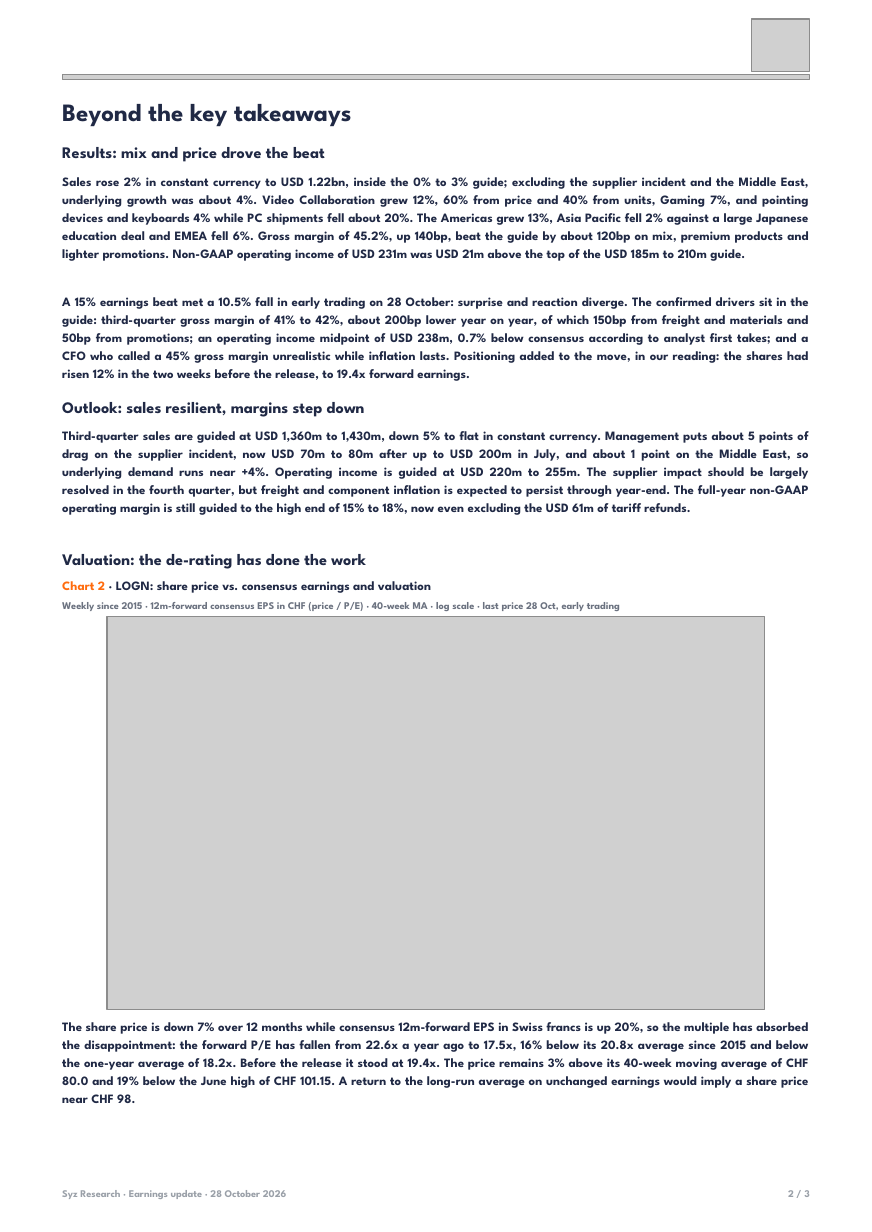
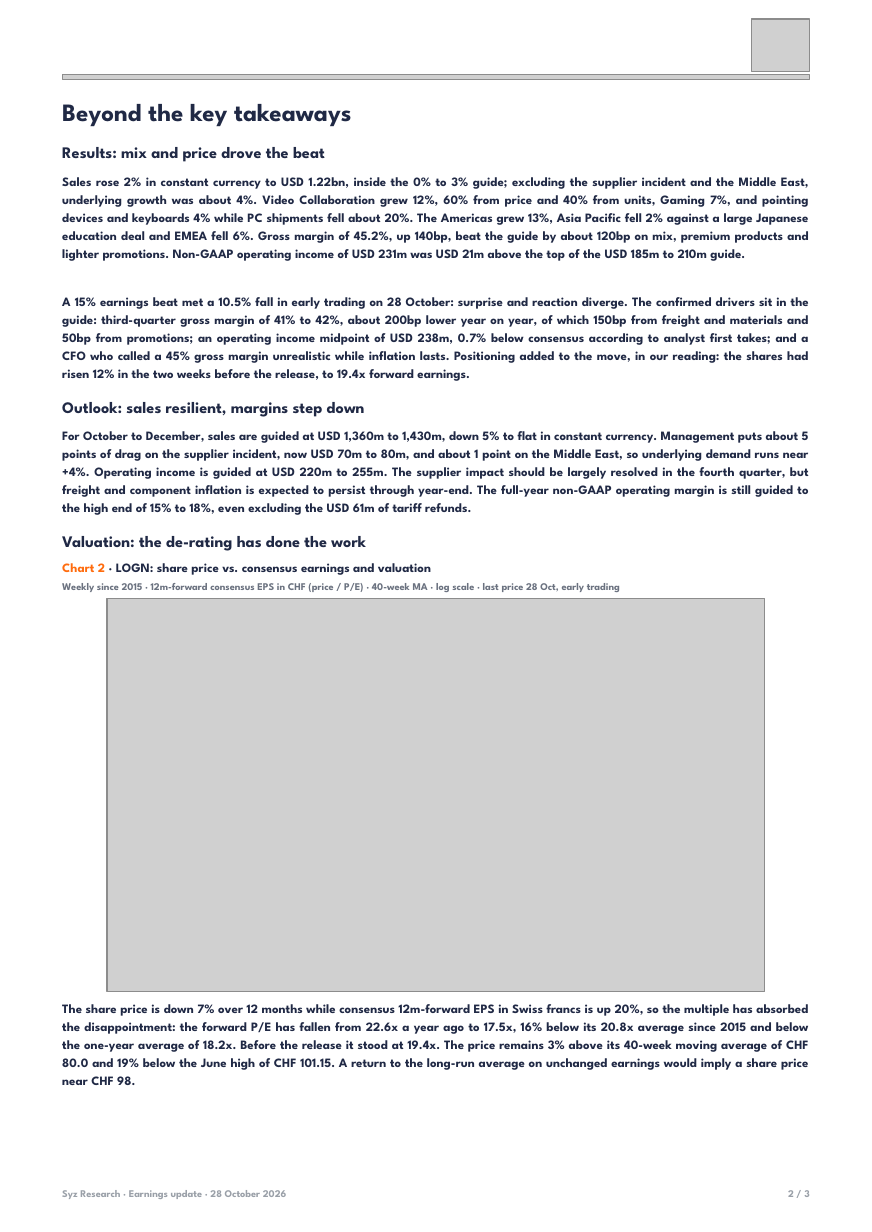
Before and after one commit to jb-db05/syz-earnings, a slide deck: slide 2 of reports/LOGN_Q2_FY27/Earnings_Update_LOGN_Q2FY27.pptx. Drawn at 872x1232 pixels with LibreOffice and Linux fonts; fonts in the diff are those of the drawing; grey boxes stand for pictures. Boxes give left, top, right and bottom in pixels: in the first picture for what was removed or moved away, otherwise in the second. Text is boxed around its words. In the diff, an @@ line names an element or a change of style, - is before the commit and + after.

```diff
--- a/reports/LOGN_Q2_FY27/Earnings_Update_LOGN_Q2FY27.pptx
+++ b/reports/LOGN_Q2_FY27/Earnings_Update_LOGN_Q2FY27.pptx
@@ text at [62,431,809,515]: text changed @@
-Third-quarter sales are guided at USD 1,360m to 1,430m, down 5% to flat in constant currency. Management puts about 5 points of drag on the supplier incident, now USD 70m to 80m after up to USD 200m in July, and about 1 point on the Middle East, so underlying demand runs near +4%. Operating income is guided at USD 220m to 255m. The supplier impact should be largely resolved in the fourth quarter, but freight and component inflation is expected to persist through year-end. The full-year non-GAAP operating margin is still guided to the high end of 15% to 18%, now even excluding the USD 61m of tariff refunds.
+For October to December, sales are guided at USD 1,360m to 1,430m, down 5% to flat in constant currency. Management puts about 5 points of drag on the supplier incident, now USD 70m to 80m, and about 1 point on the Middle East, so underlying demand runs near +4%. Operating income is guided at USD 220m to 255m. The supplier impact should be largely resolved in the fourth quarter, but freight and component inflation is expected to persist through year-end. The full-year non-GAAP operating margin is still guided to the high end of 15% to 18%, even excluding the USD 61m of tariff refunds.
@@ 3 texts, 1 picture: place and size @@
-3 texts, 1 picture at [62,554,766,1010]
+3 texts, 1 picture at [62,536,766,992]
@@ text "The share price is down ...": place and size @@
-text "The share price is down ..." at [62,1022,809,1103]
+text "The share price is down ..." at [62,1004,809,1085]
```
Also in this commit, not shown: 1 other slide changed, 5 other files.
